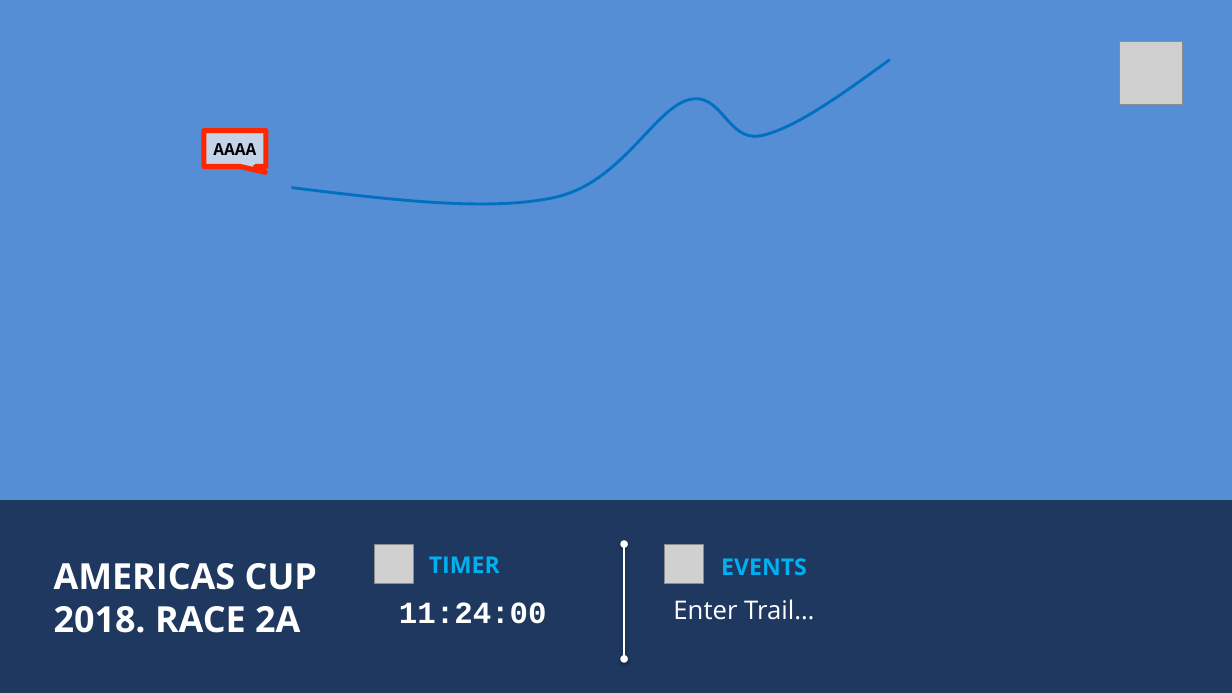
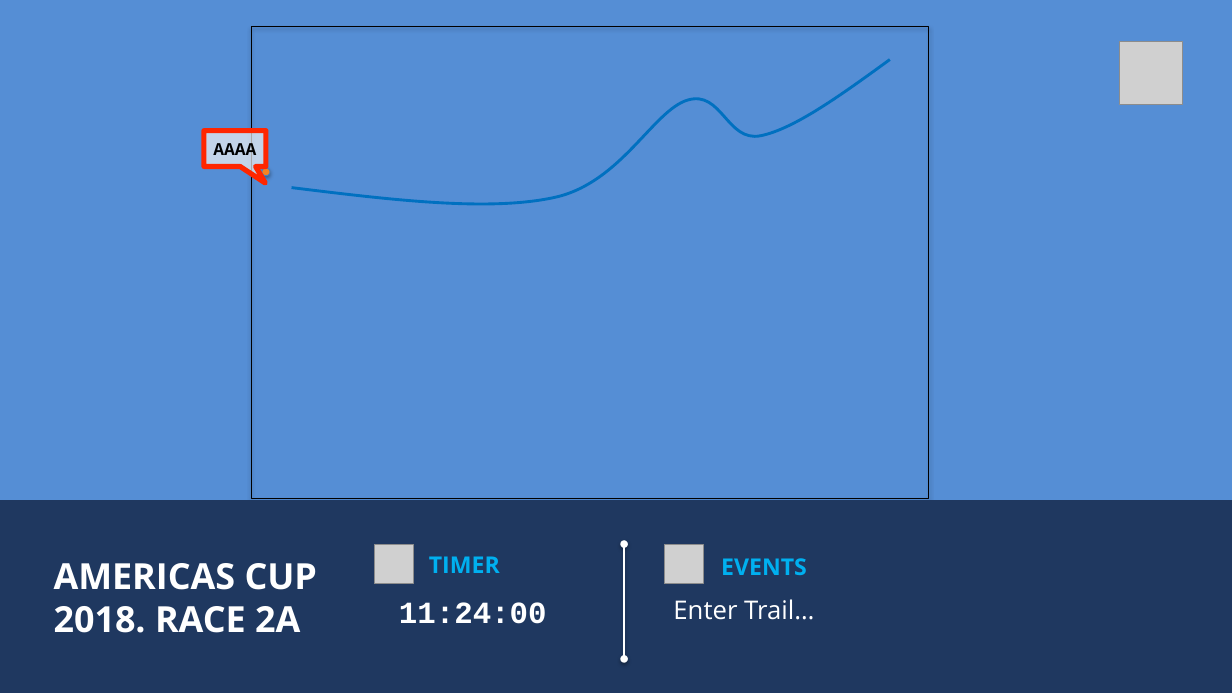
Before and after one commit to debrief/ppt_renderer, a slide deck: slide 1 of master_template.pptx. Drawn at 1232x693 pixels with LibreOffice and Linux fonts; fonts in the diff are those of the drawing; grey boxes stand for pictures. Boxes give left, top, right and bottom in pixels: in the first picture for what was removed or moved away, otherwise in the second. Text is boxed around its words. In the diff, an @@ line names an element or a change of style, - is before the commit and + after.

```diff
--- a/master_template.pptx
+++ b/master_template.pptx
@@ rectangle added at (251,27,929,499), outline #000000 0.75 pt @@
@@ speech box "AAAA" at (204,130,266,166): proportions changed @@
@@ ellipse added at (262,168,270,176), fill #F68222, outline #4B7EBC 0.75 pt @@
```
Also in this commit, not shown: 1 other file.
